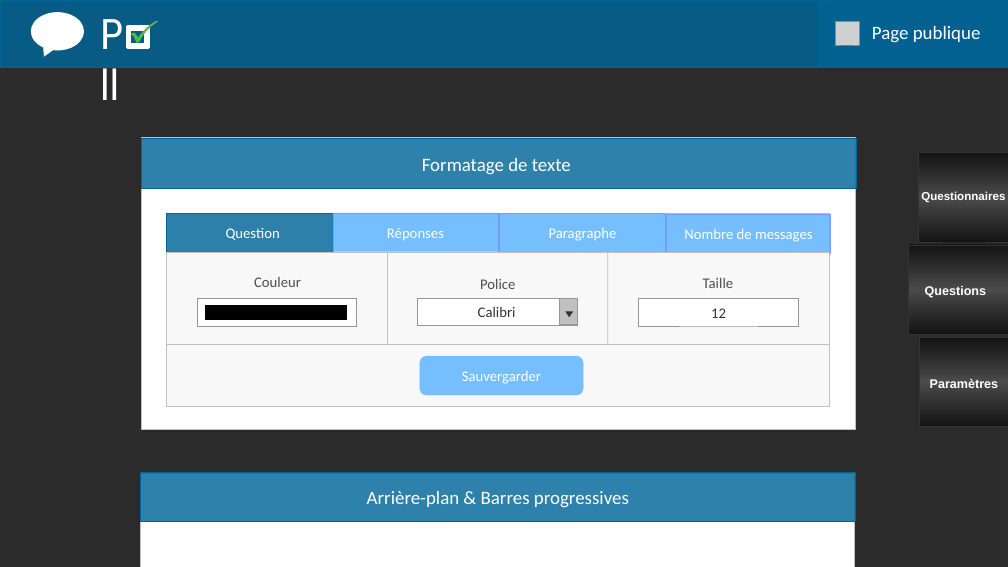
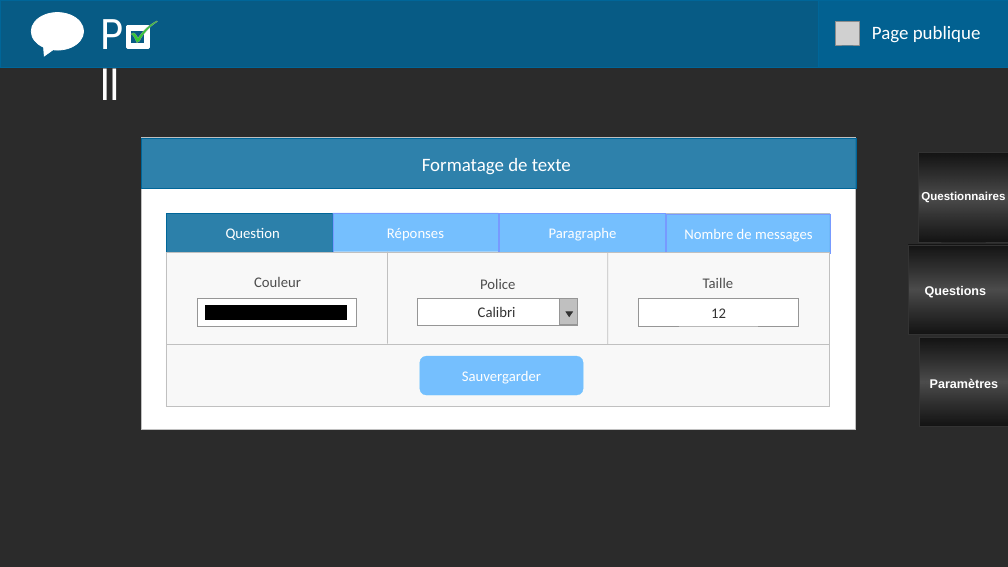
Before and after one commit to Airenn/Poll-Web, a slide deck: slide 1 of Poll-Web-master/maquette/maquette_page_parametre.ppt. Drawn at 1008x567 pixels with LibreOffice and Linux fonts; fonts in the diff are those of the drawing; grey boxes stand for pictures; background and template pictures are left out; a plain dark background stands for a picture behind light text. Boxes give left, top, right and bottom in pixels: in the first picture for what was removed or moved away, otherwise in the second. Text is boxed around its words. In the diff, an @@ line names an element or a change of style, - is before the commit and + after.

```diff
--- a/Poll-Web-master/maquette/maquette_page_parametre.ppt
+++ b/Poll-Web-master/maquette/maquette_page_parametre.ppt
@@ rectangle removed at [141,473,855,567] @@
@@ rectangle removed at [141,472,855,521] @@
-Arrière-plan & Barres progressives
```
Also in this commit, not shown: 2 other slides changed, 1 slide added, 2 other files.
